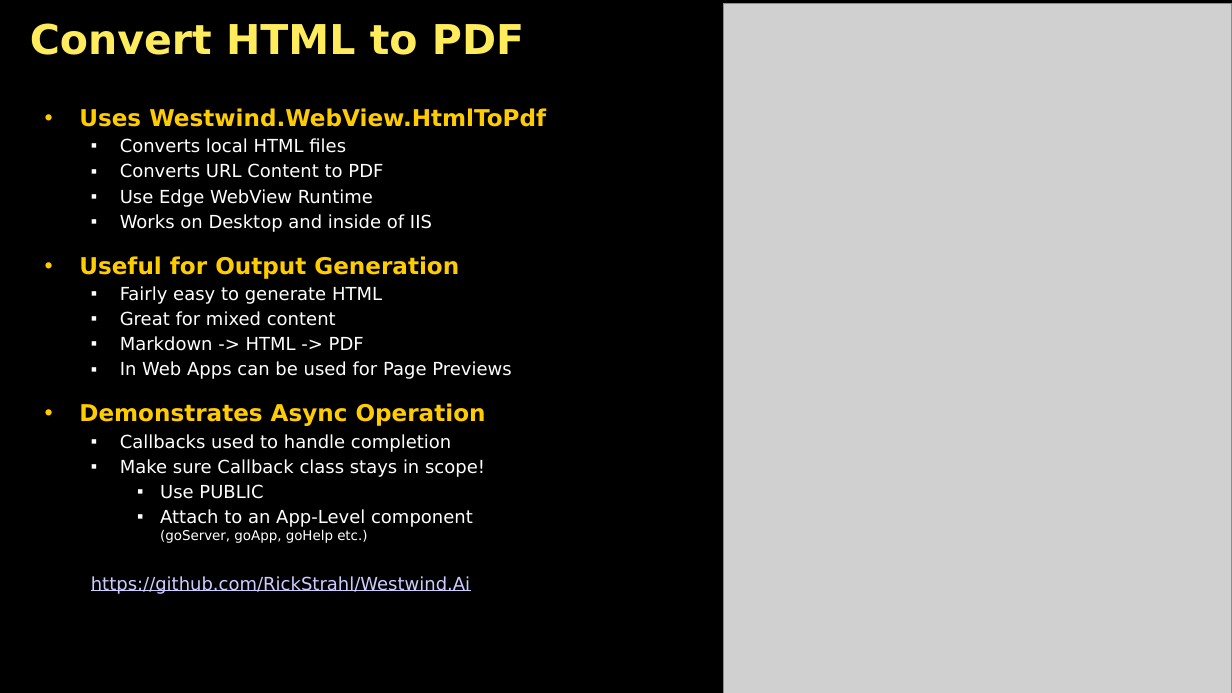
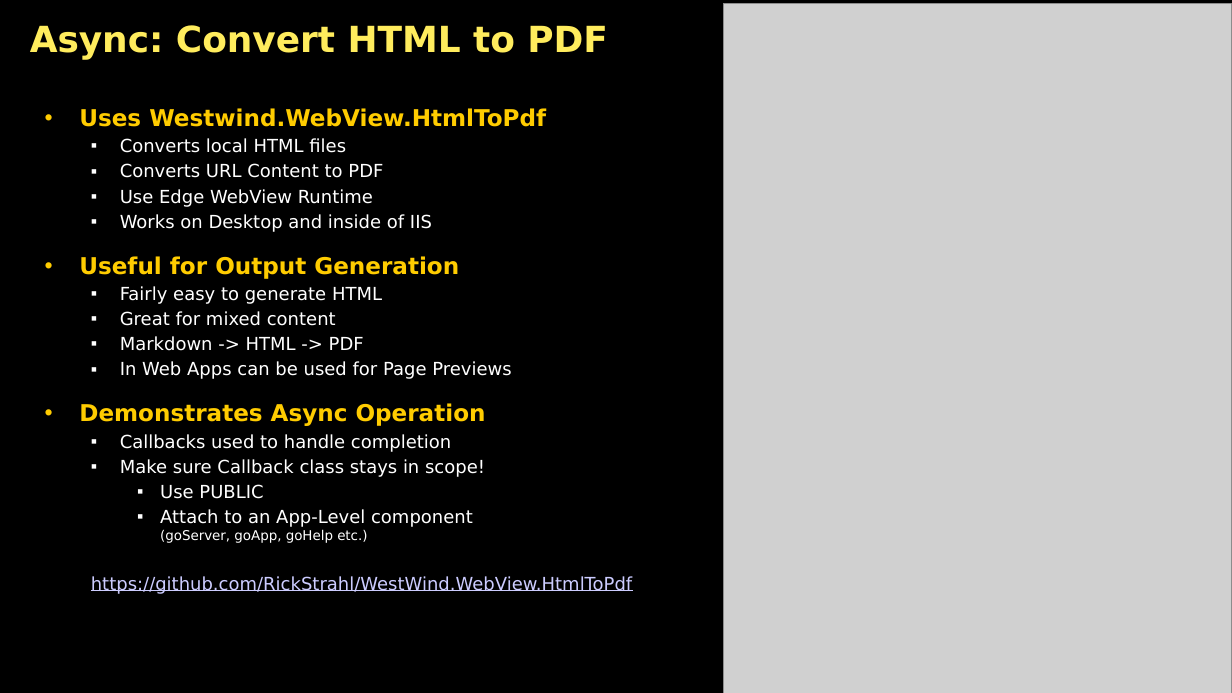
Before and after one commit to RickStrahl/swfox2024-wwdotnetbridge-revisited, a slide deck: slide 15 of Documents/Strahl-swFox2024-wwDotnetBridge-Revisited.pptx. Drawn at 1232x693 pixels with LibreOffice and Linux fonts; fonts in the diff are those of the drawing; grey boxes stand for pictures; background and template pictures are left out. Boxes give left, top, right and bottom in pixels: in the first picture for what was removed or moved away, otherwise in the second. Text is boxed around its words. In the diff, an @@ line names an element or a change of style, - is before the commit and + after.

```diff
--- a/Documents/Strahl-swFox2024-wwDotnetBridge-Revisited.pptx
+++ b/Documents/Strahl-swFox2024-wwDotnetBridge-Revisited.pptx
@@ title at [30,25,608,60]: text changed; size 32 to 28 pt @@
-Convert HTML to PDF
+Async: Convert HTML to PDF
@@ text at [91,576,632,594]: text changed @@
-  https://github.com/RickStrahl/Westwind.Ai
+  https://github.com/RickStrahl/WestWind.WebView.HtmlToPdf
```
Also in this commit, not shown: 5 other slides changed, 2 slides added, 15 other files.
